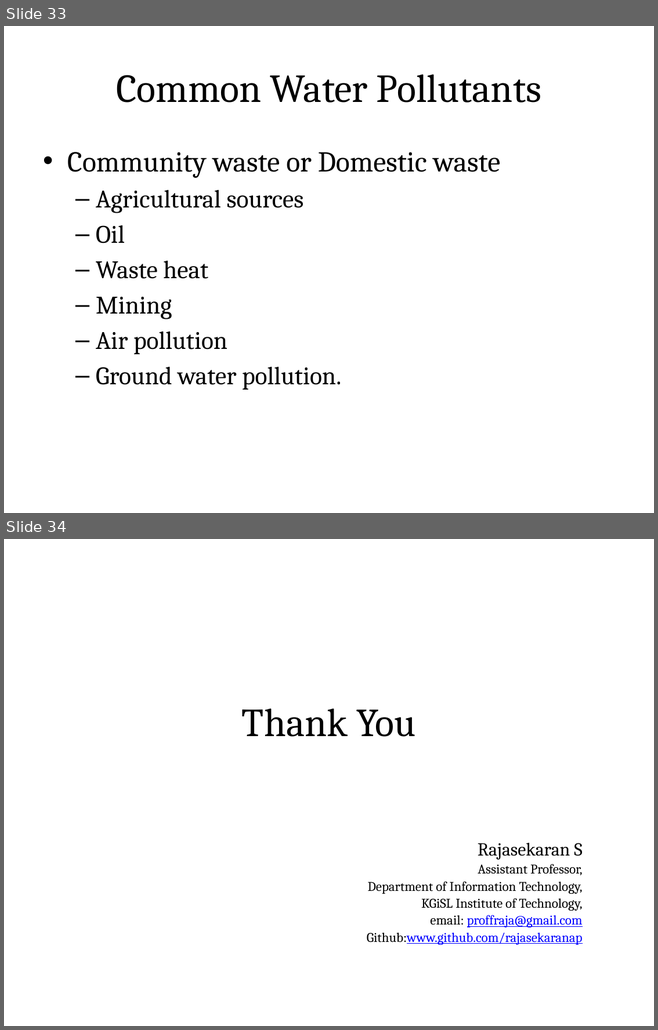
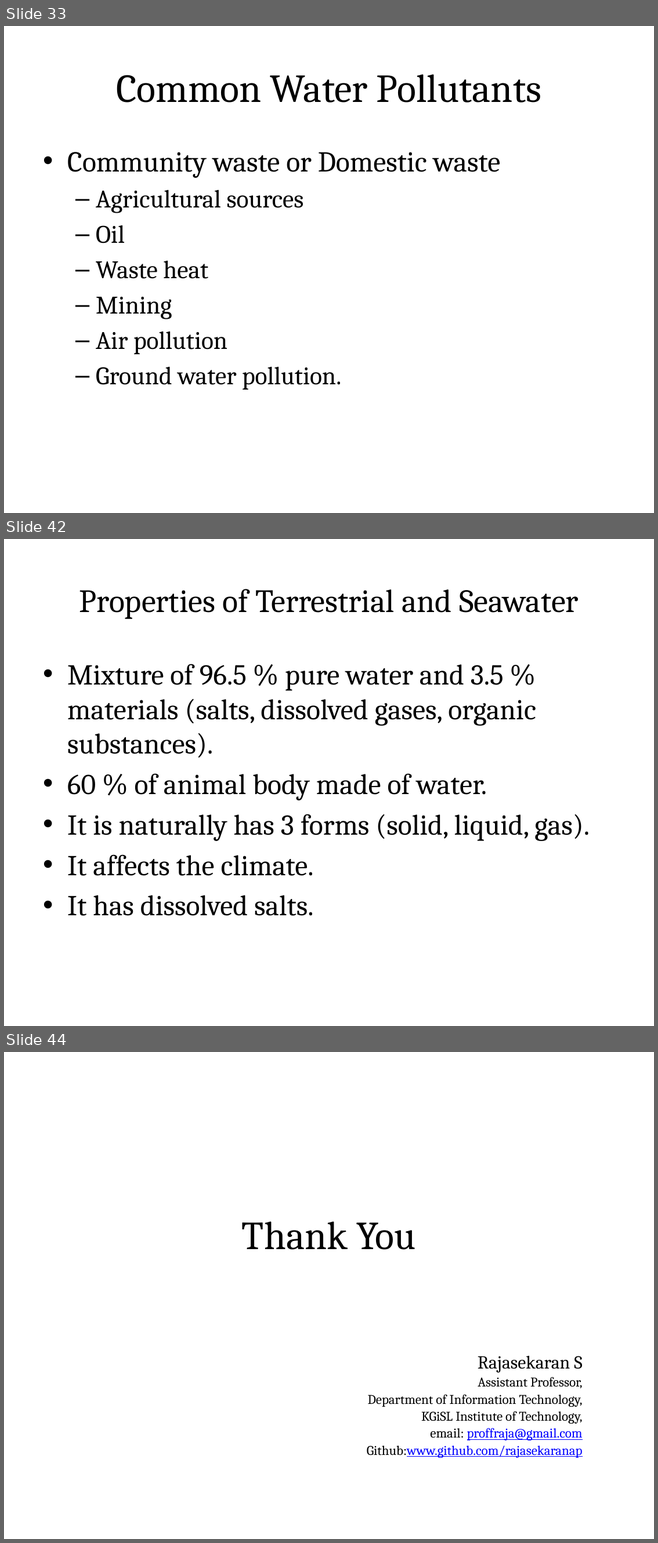
Before and after one commit to rajasekaran36/GE8291-Environmental-Science-and-Engineering, a slide deck: Slides/GE8291-U2.pptx. Shown one above the other, each under a label of ours: slides 33 and 34 before the commit, slides 33, 42 and 44 after it; the slides between them are not shown. The pictures are 658x1030 and 658x1543 pixels, drawn with LibreOffice and Linux fonts; fonts in the diff are those of the drawing. Boxes give left, top, right and bottom in pixels: in the first picture for what was removed or moved away, otherwise in the second. Text is boxed around its words. In the diff, an @@ line names an element or a change of style, - is before the commit and + after.

```diff
--- a/Slides/GE8291-U2.pptx
+++ b/Slides/GE8291-U2.pptx
@@ slide 42 added at (4,539,654,1026), background #FFFFFF @@
@@ title added at (36,559,621,640), fill gradient #DAFDA7 to #E4FCC2 to #F5FFE7, outline #98B955 0.75 pt, 36 pt, text #000000 @@
+Properties of Terrestrial and Seawater
@@ text added at (67,664,589,916), 32 pt, text #000000 @@
+• Mixture of 96.5 % pure water and 3.5 % materials (salts, dissolved gases, organic substances).
+• 60 % of animal body made of water.
+• It is naturally has 3 forms (solid, liquid, gas).
+• It affects the climate.
+• It has dissolved salts.
@@ what was slide 34 is now slide 44 @@
```
Also in this commit, not shown: 9 other slides added, 1 other file.
